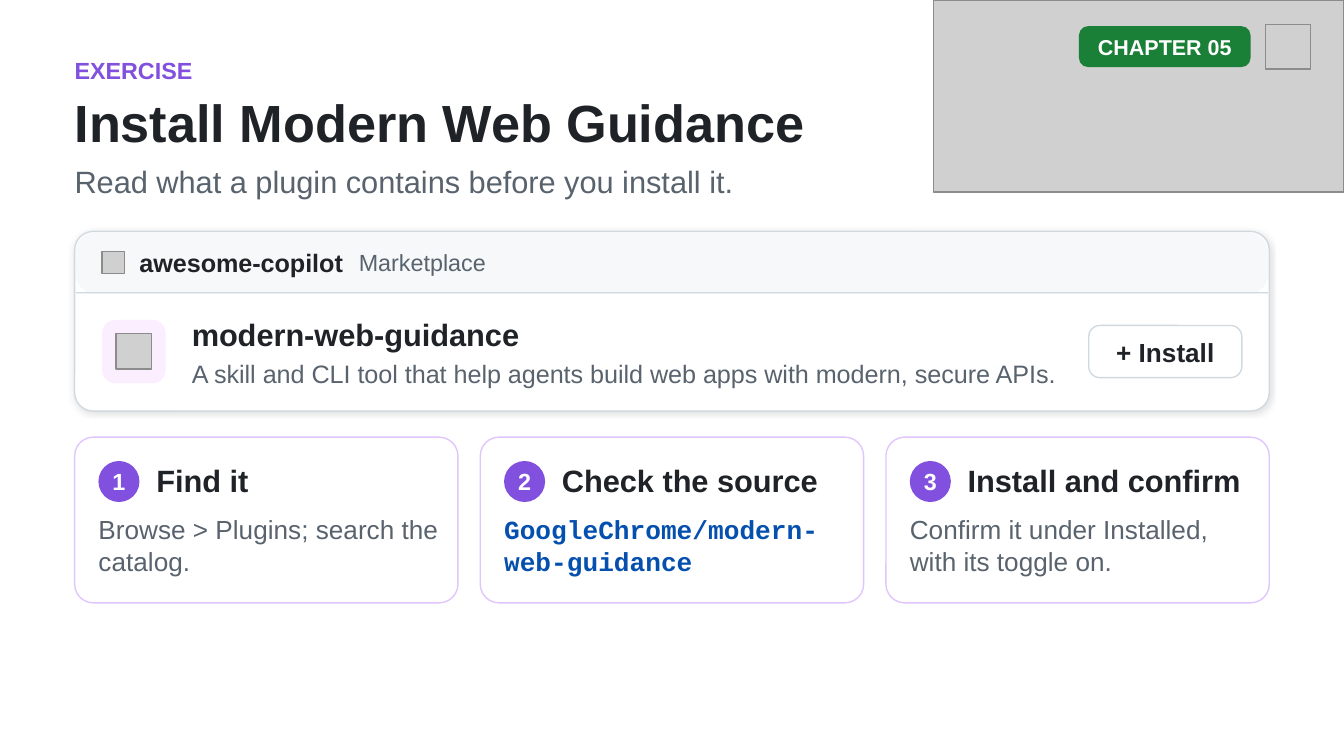
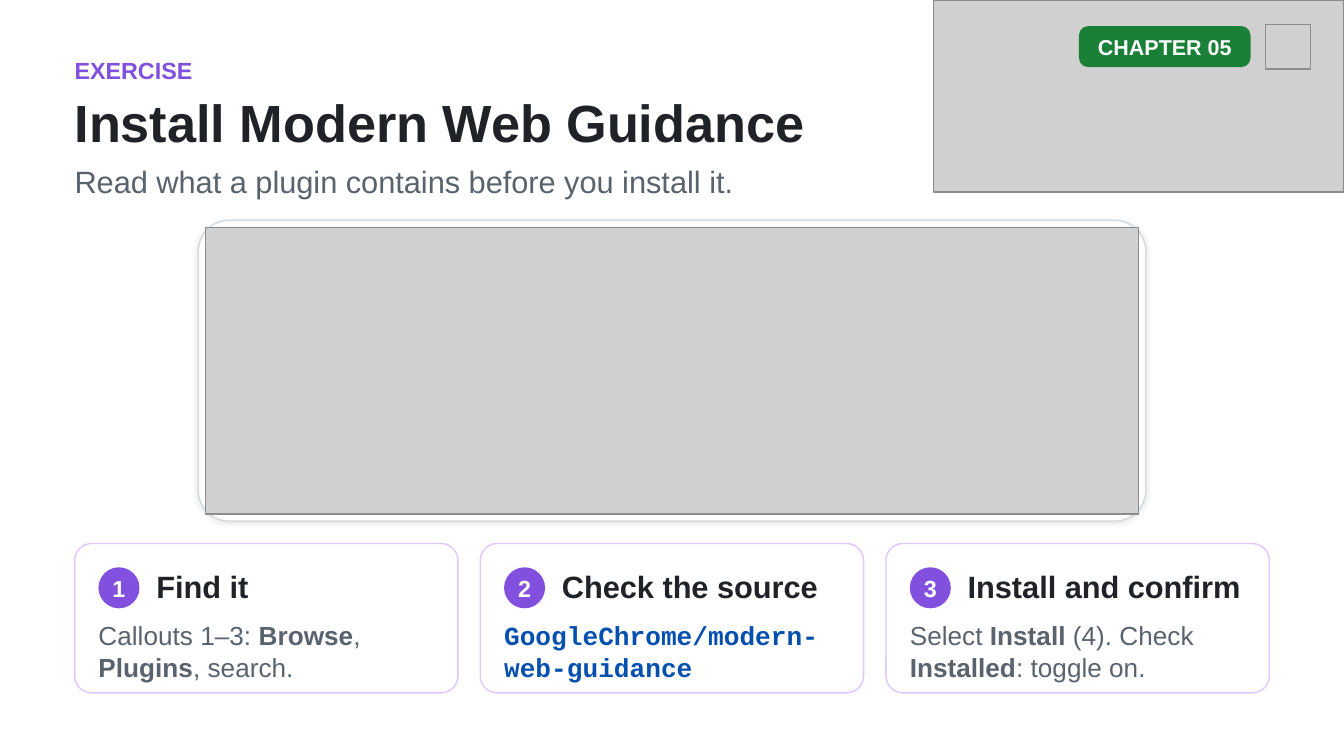
Before and after one commit to github/copilot-app-for-beginners, a slide deck: slide 12 of slides/05-mcp-plugins.pptx (slide 11 before the commit). Drawn at 1344x756 pixels with LibreOffice and Linux fonts; fonts in the diff are those of the drawing; grey boxes stand for pictures. Boxes give left, top, right and bottom in pixels: in the first picture for what was removed or moved away, otherwise in the second. Text is boxed around its words. In the diff, an @@ line names an element or a change of style, - is before the commit and + after.

```diff
--- a/slides/05-mcp-plugins.pptx
+++ b/slides/05-mcp-plugins.pptx
@@ rounded rectangle removed at (77, 233, 1269, 293) @@
@@ rounded rectangle: place and size @@
-rounded rectangle at (75, 231, 1270, 411)
+rounded rectangle at (199, 220, 1146, 521)
@@ picture added at (206, 227, 1138, 513) @@
@@ picture removed at (102, 251, 125, 274) @@
@@ text removed at (139, 253, 342, 278) @@
-awesome-copilot
@@ text removed at (359, 254, 486, 276) @@
-Marketplace
@@ line removed from (77, 293) to (1267, 293) @@
@@ rounded rectangle removed at (102, 320, 165, 383) @@
@@ text removed at (192, 323, 519, 352) @@
-modern-web-guidance
@@ rounded rectangle removed at (1089, 325, 1242, 378) @@
@@ picture removed at (116, 333, 151, 368) @@
@@ text removed at (1139, 343, 1215, 363) @@
-+ Install
@@ text removed at (192, 364, 1056, 388) @@
-A skill and CLI tool that help agents build web apps with modern, secure APIs.
@@ rounded rectangle: place and size @@
-rounded rectangle at (75, 437, 458, 602)
+rounded rectangle at (75, 543, 458, 692)
@@ rounded rectangle: place and size @@
-rounded rectangle at (480, 437, 863, 602)
+rounded rectangle at (480, 543, 863, 692)
@@ rounded rectangle: place and size @@
-rounded rectangle at (886, 437, 1269, 602)
+rounded rectangle at (886, 543, 1269, 692)
@@ 7 texts, 3 rounded rectangles: place and size @@
-7 texts, 3 rounded rectangles at (98, 461, 1241, 577)
+7 texts, 3 rounded rectangles at (98, 567, 1241, 683)
@@ text at (98, 626, 361, 683): text changed @@
-Browse > Plugins; search the catalog.
+Callouts 1–3: Browse, Plugins, search.
@@ text at (910, 626, 1193, 683): text changed @@
-Confirm it under Installed, with its toggle on.
+Select Install (4). Check Installed: toggle on.
```
Also in this commit, not shown: 7 other slides changed, 1 slide added, 7 other files.
